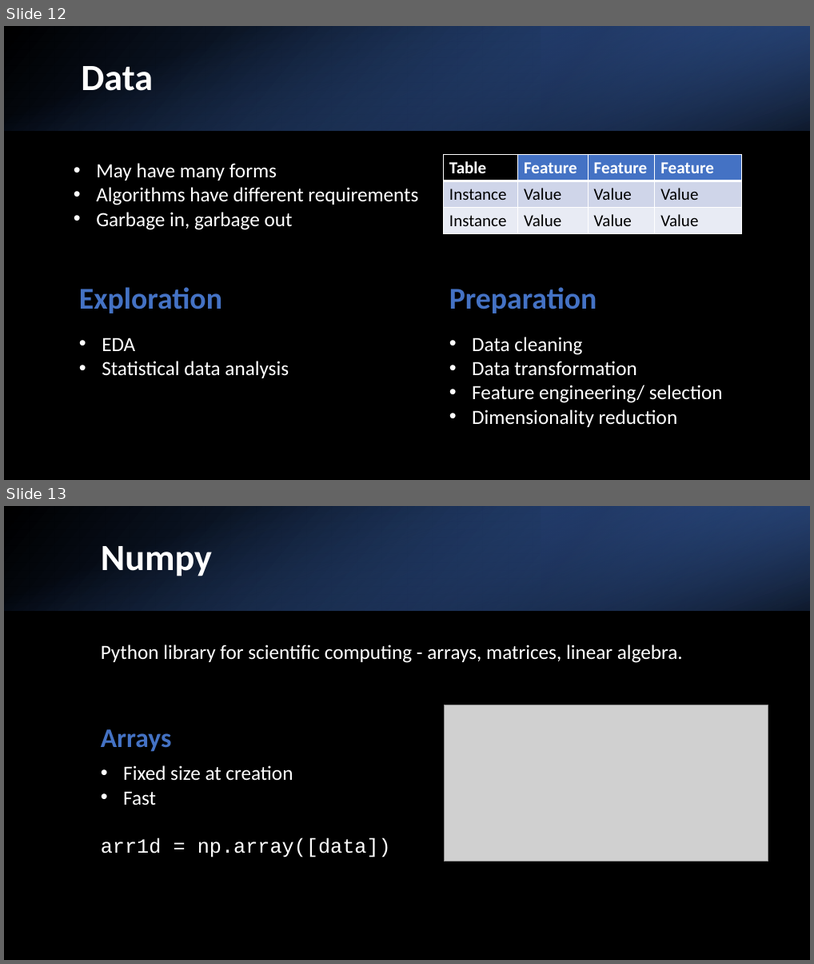
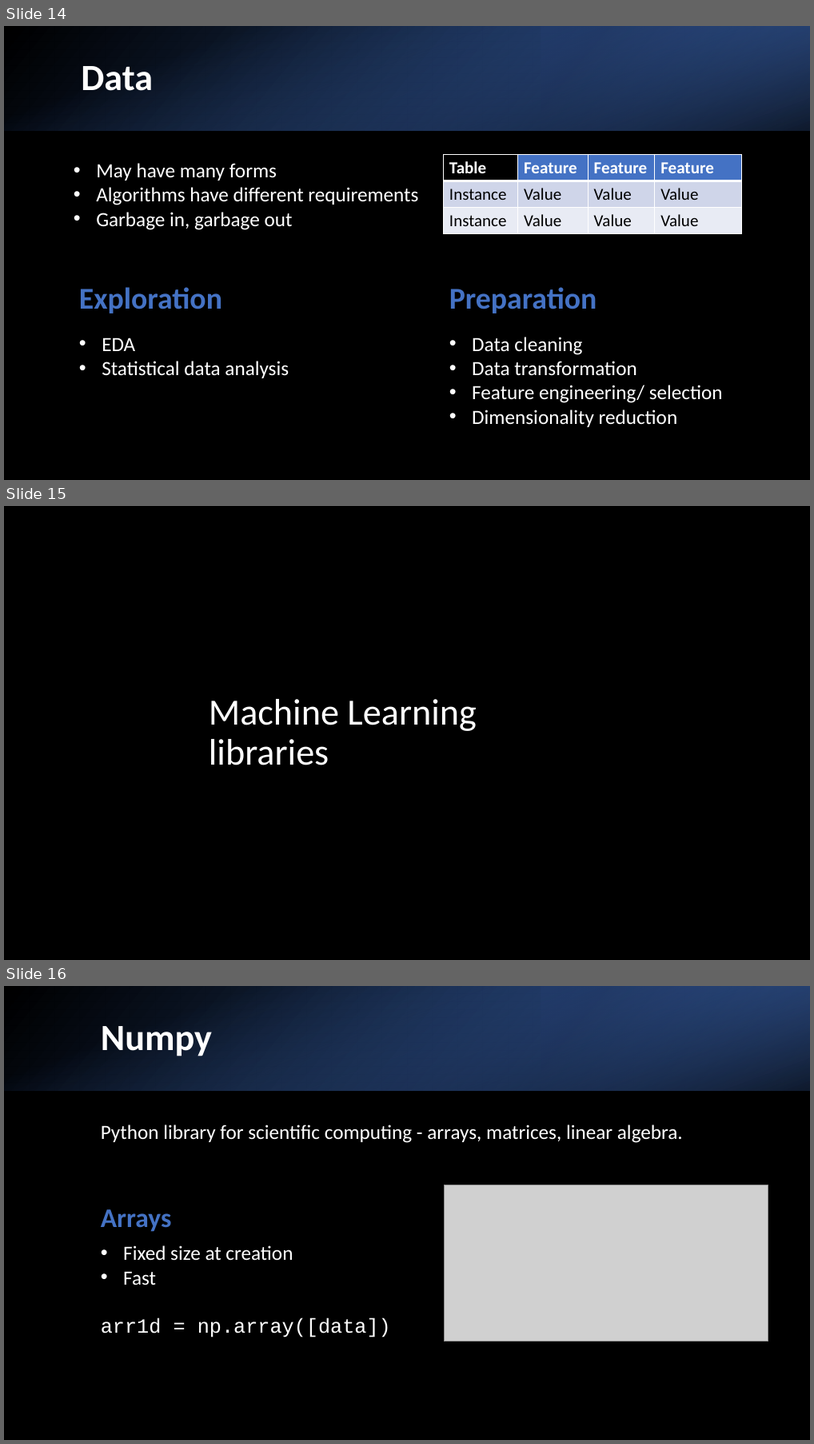
Before and after one commit to Kasia-hue/AI-DS, a slide deck: s1/1_meeting.pptx. Shown one above the other, each under a label of ours: slides 12 and 13 before the commit, slides 14, 15 and 16 after it. The pictures are 814x964 and 814x1444 pixels, drawn with LibreOffice and Linux fonts; fonts in the diff are those of the drawing; grey boxes stand for pictures. Boxes give left, top, right and bottom in pixels: in the first picture for what was removed or moved away, otherwise in the second. Text is boxed around its words. In the diff, an @@ line names an element or a change of style, - is before the commit and + after.

```diff
--- a/s1/1_meeting.pptx
+++ b/s1/1_meeting.pptx
@@ slide 15 added at (4, 506, 810, 960), background #000000 @@
@@ title added at (209, 699, 476, 765), 44 pt, text #FFFFFF @@
+Machine Learning libraries
@@ what was slide 12 is now slide 14 @@
@@ what was slide 13 is now slide 16 @@
```
Also in this commit, not shown: 2 slides changed, 2 other slides added, 2 other files.
